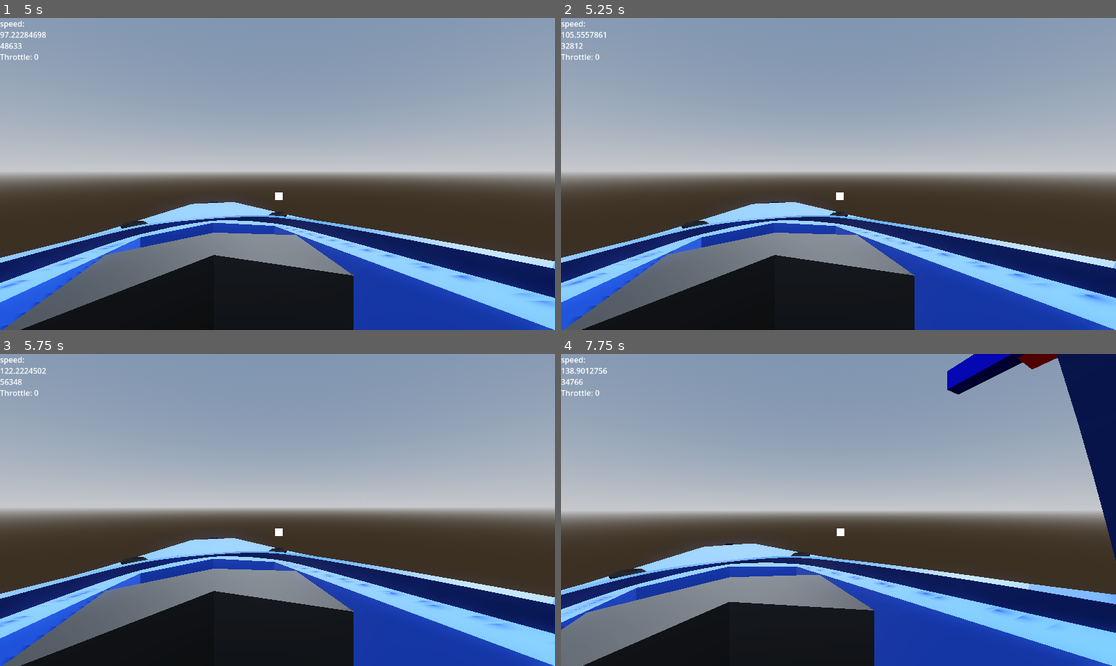
Above: before the commit, frames 1-4 (two rows, left to right).
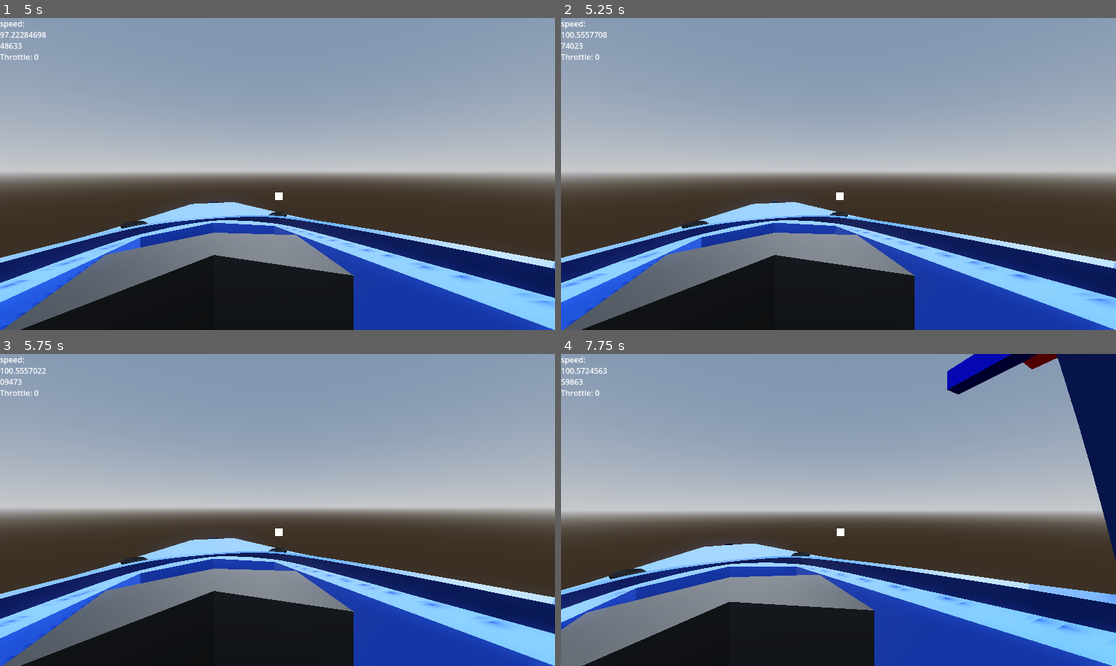
Above: after the commit, the same moments.

Repository: ZoeTheFox/oddity
Game: Godot game, scene res://Scenes/Main Scene/Main.tscn
Same seed, same stepped clock (60 frames per second), same inputs: the game is played once before the commit and once after it.
Inputs (mouse positions are in pixels of both pictures, inside the frame that each line leads up to):
- Up to frame 1 (5 s): tap Enter at 0.5 s; move the mouse to (271, 180) at 0.52 s; hold Alt (camera-look-around) 0.53-1.28 s; hold Space (move-up) 0.53-2.78 s; move the mouse to (316, 177) at 1.27 s; tap K (camera-switch-view) at 1.35, 2.85, 4.35 s; move the mouse to (233, 170) at 2.02 s; hold Alt (camera-look-around) 2.03-2.78 s; move the mouse to (283, 174) at 2.77 s; hold A (move-left) 2.78-3.53 s; move the mouse to (255, 167) at 3.52 s; hold Alt (camera-look-around) 3.53-4.28 s; hold Space (move-up) from 3.53 s (still down); move the mouse to (305, 174) at 4.27 s
- Up to frame 2 (5.25 s): keep holding Space (move-up); move the mouse to (810, 174) at 5.02 s; hold Alt (camera-look-around) from 5.03 s (still down)
- Up to frame 3 (5.75 s): keep holding Space (move-up); keep holding Alt (camera-look-around)
- Up to frame 4 (7.75 s): move the mouse to (849, 503) at 5.77 s; release Space (move-up) at 5.78 s; release Alt (camera-look-around) at 5.78 s; hold D (move-right) 5.78-6.53 s; tap K (camera-switch-view) at 5.85, 7.35 s; move the mouse to (832, 516) at 6.52 s; hold Alt (camera-look-around) 6.53-7.28 s; hold Space (move-up) from 6.53 s (still down); move the mouse to (877, 513) at 7.27 s

Frame 1 is identical in both runs. In frame 2, 0.2% of the frame differs, in the area x 0-98%, y 4-97%; in frame 3, 0.2%; in frame 4, 0.5%, in the area x 0-99%, y 0-100%.

Commit message:
added more seperate speed yay

Diff:
--- a/Oddity/Scenes/Spaceship/Scripts/FlightControl/SimpleFlightControlSystem.gd
+++ b/Oddity/Scenes/Spaceship/Scripts/FlightControl/SimpleFlightControlSystem.gd
@@ -43,6 +43,12 @@
 
 @export
 var max_total_velocity : float
+
+@export
+var max_side_velocity : float
+
+@export
+var max_up_down_velocity : float
 
 var velocity : Vector3
 var local_angular_velocity : Vector3
@@ -199,25 +205,25 @@
 		fire_thrusters_retro(throttle)
 
 func _on_user_control_thrust_left(throttle):
-	if (-velocity.x <= max_total_velocity):
+	if (-velocity.x <= max_side_velocity):
 		fire_thrusters_left(throttle)
 
 	thrust_left = true
 
 func _on_user_control_thrust_right(throttle):
-	if (velocity.x <= max_total_velocity):
+	if (velocity.x <= max_side_velocity):
 		fire_thrusters_right(throttle)
 
 	thrust_right = true
 
 func _on_user_control_thrust_up(throttle):
-	if (abs(velocity.y) <= max_total_velocity):
+	if (abs(velocity.y) <= max_up_down_velocity):
 		fire_thrusters_up(throttle)
 
 	thrust_up = true
 
 func _on_user_control_thrust_down(throttle):
-	if (abs(velocity.y) <= max_total_velocity):
+	if (abs(velocity.y) <= max_up_down_velocity):
 		fire_thrusters_down(throttle)
 
 	thrust_down = true
--- a/Oddity/Scenes/Spaceship/fighter_gen_7.tscn
+++ b/Oddity/Scenes/Spaceship/fighter_gen_7.tscn
@@ -44,6 +44,8 @@
 max_pitch_velocity = 3.0
 max_yaw_velocity = 3.0
 max_total_velocity = 300.0
+max_side_velocity = 50.0
+max_up_down_velocity = 100.0
 flight_assist = true
 
 [node name="Thrusters" type="Node3D" parent="."]
